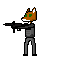
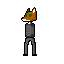
Two versions of the same layered image (64 × 64). Layer-by-layer changes:
hid "arm1" over [3, 21, 36, 45]
hid "gun" over [3, 21, 36, 45]
painted on "body" over [3, 21, 36, 45]
hid "arm2" over [3, 21, 36, 45]
